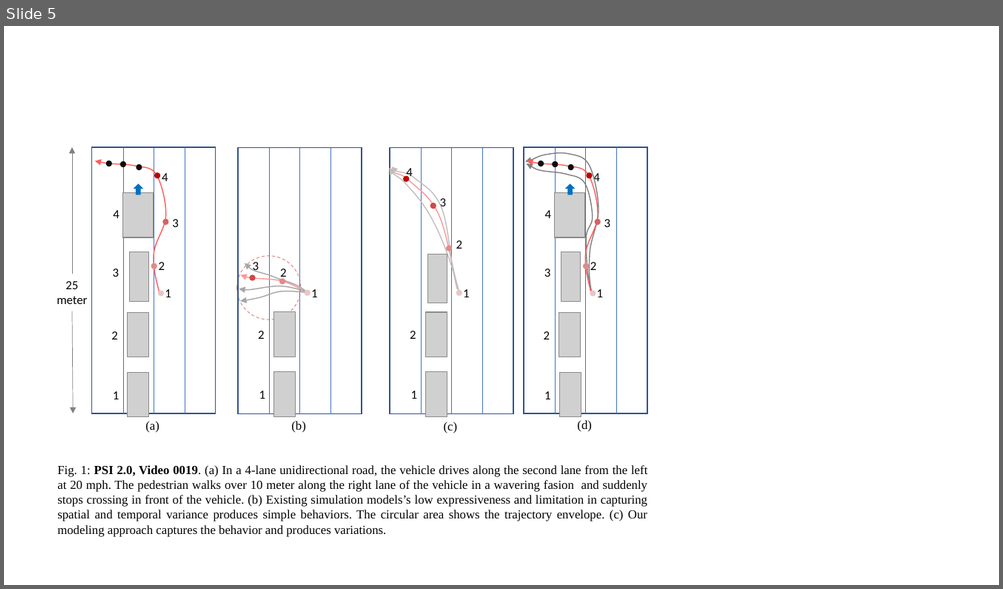
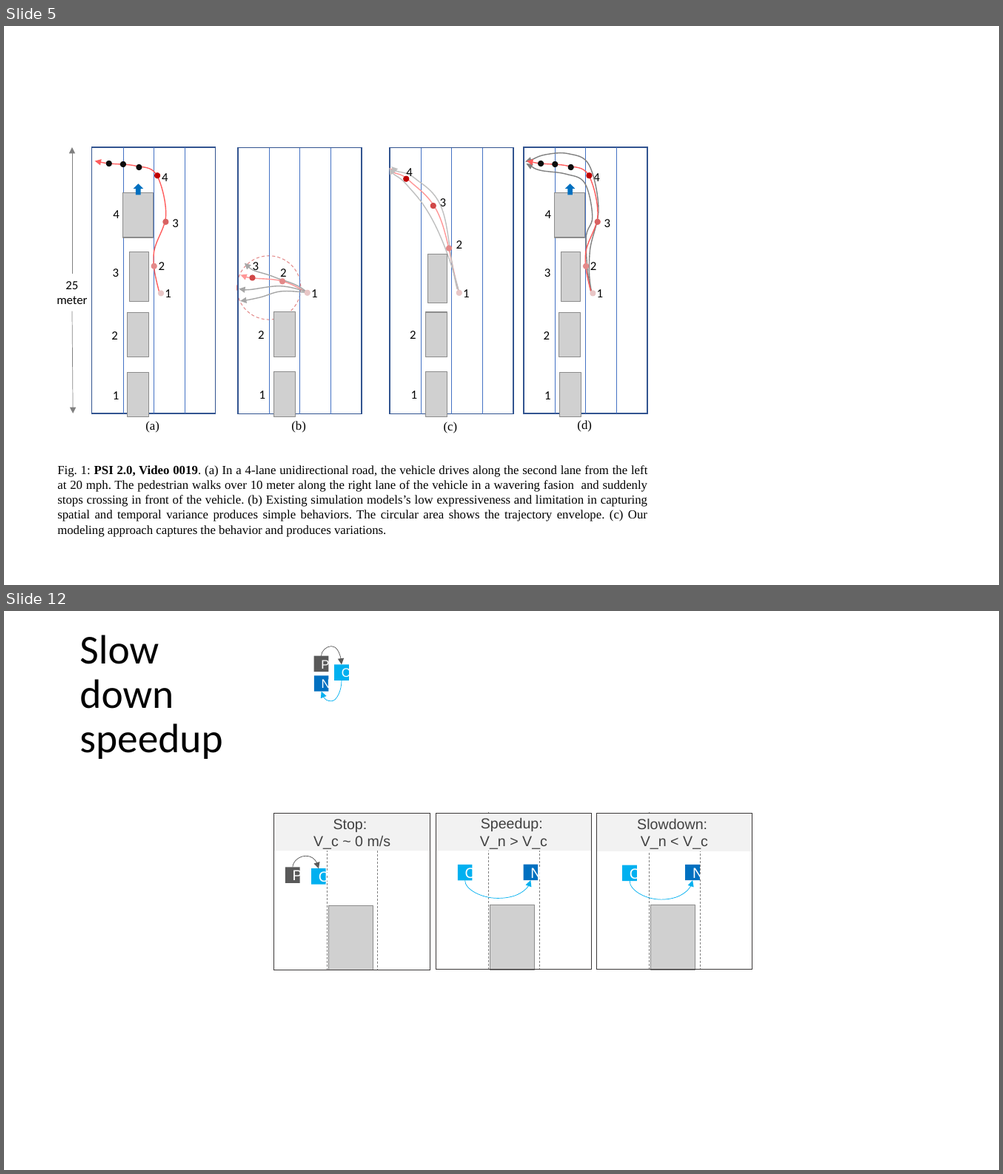
Before and after one commit to adhocmaster/carla-jaywalker-experiments, a slide deck: docs/NavPath.pptx. Shown one above the other, each under a label of ours: slide 5 before the commit, slides 5 and 12 after it; the slides between them are not shown. The pictures are 1003x589 and 1003x1174 pixels, drawn with LibreOffice and Linux fonts; fonts in the diff are those of the drawing; grey boxes stand for pictures. Boxes give left, top, right and bottom in pixels: in the first picture for what was removed or moved away, otherwise in the second. Text is boxed around its words. In the diff, an @@ line names an element or a change of style, - is before the commit and + after.

```diff
--- a/docs/NavPath.pptx
+++ b/docs/NavPath.pptx
@@ slide 12 added at [4,611,999,1170], background #FFFFFF @@
@@ title added at [79,635,222,759], 39.6 pt, text #000000 @@
+Slow down speedup
@@ group added at [313,646,350,701]: 3 rectangles, 2 curved arrows @@
+C
+P
+N
@@ group added at [274,813,430,971]: 4 rectangles, 2 lines, 1 picture, 1 curved arrow @@
+Stop:
+V_c ~ 0 m/s
+C
+P
@@ group added at [436,812,592,970]: 4 rectangles, 2 lines, 1 picture, 1 curved arrow @@
+Speedup:
+V_n > V_c
+C
+N
@@ group added at [597,812,752,970]: 4 rectangles, 2 lines, 1 picture, 1 curved arrow @@
+Slowdown:
+V_n < V_c
+C
+N
```
Also in this commit, not shown: 6 other slides added, 8 other files.
